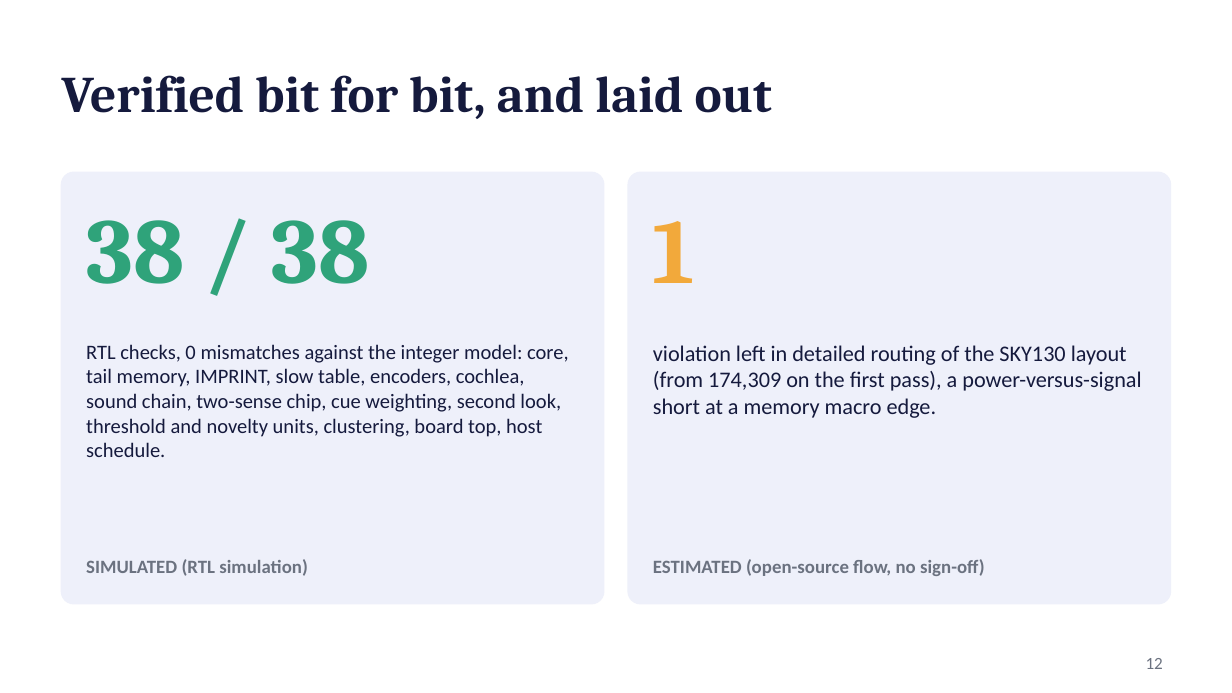
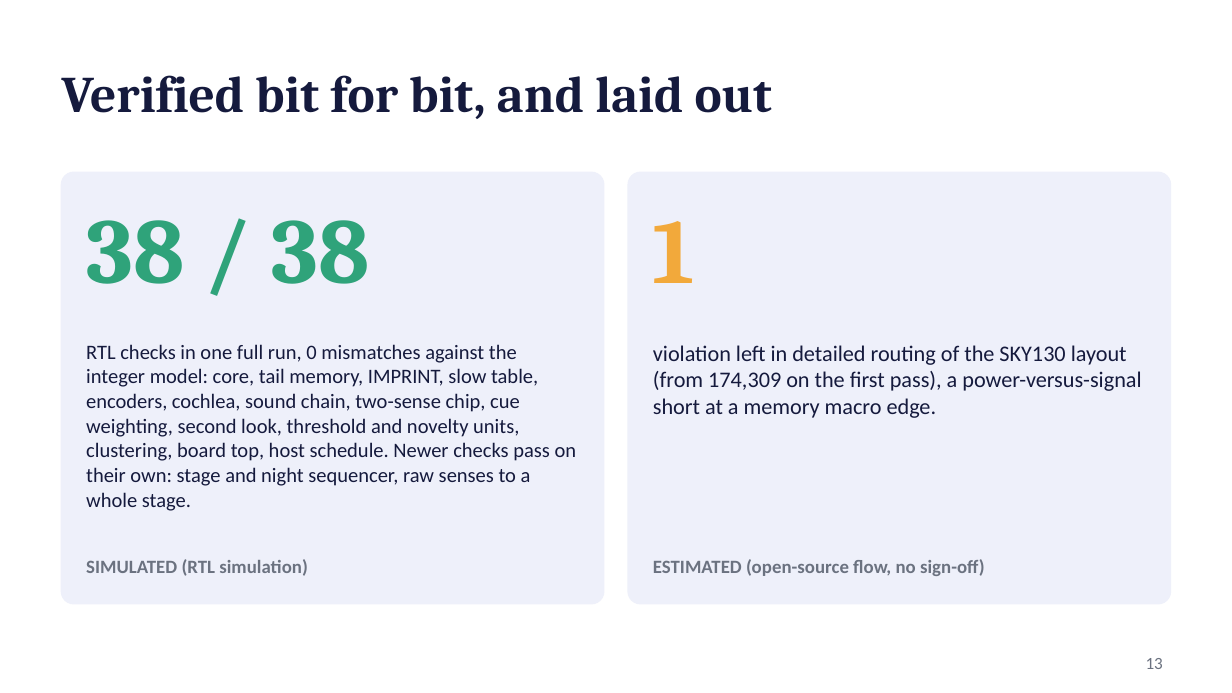
Before and after one commit to kurosaki11op-art/gpu2.0, a slide deck: slide 13 of docs/L_pitch_final.pptx (slide 12 before the commit). Drawn at 1232x693 pixels with LibreOffice and Linux fonts; fonts in the diff are those of the drawing. Boxes give left, top, right and bottom in pixels: in the first picture for what was removed or moved away, otherwise in the second. Text is boxed around its words. In the diff, an @@ line names an element or a change of style, - is before the commit and + after.

```diff
--- a/docs/L_pitch_final.pptx
+++ b/docs/L_pitch_final.pptx
@@ text at (86, 344, 577, 511): text changed @@
-RTL checks, 0 mismatches against the integer model: core, tail memory, IMPRINT, slow table, encoders, cochlea, sound chain, two-sense chip, cue weighting, second look, threshold and novelty units, clustering, board top, host schedule.
+RTL checks in one full run, 0 mismatches against the integer model: core, tail memory, IMPRINT, slow table, encoders, cochlea, sound chain, two-sense chip, cue weighting, second look, threshold and novelty units, clustering, board top, host schedule. Newer checks pass on their own: stage and night sequencer, raw senses to a whole stage.
@@ page number at (1146, 658, 1163, 669): text changed @@
-12
+13
```
Also in this commit, not shown: 1 other slide changed, 1 slide added, 1 other file.
